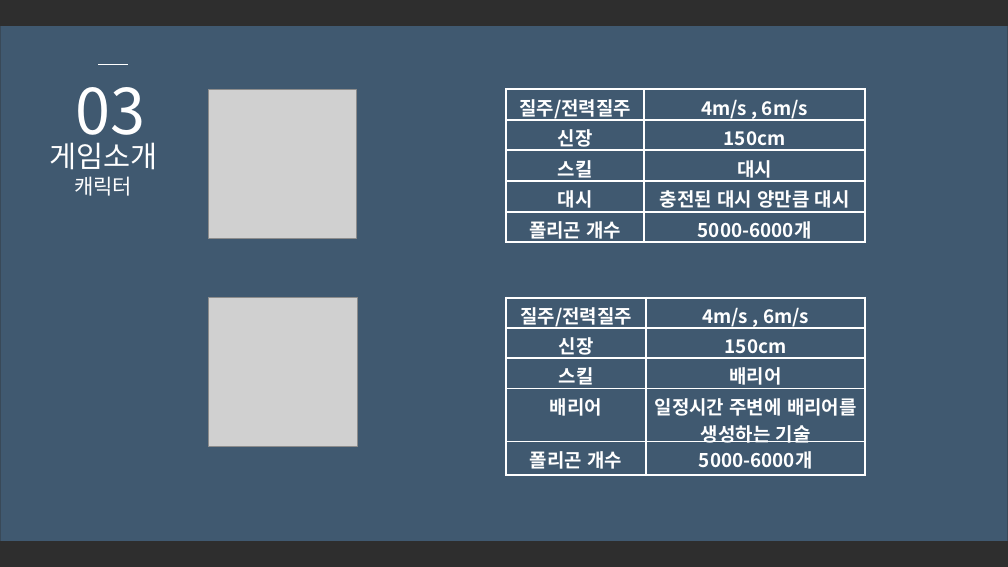
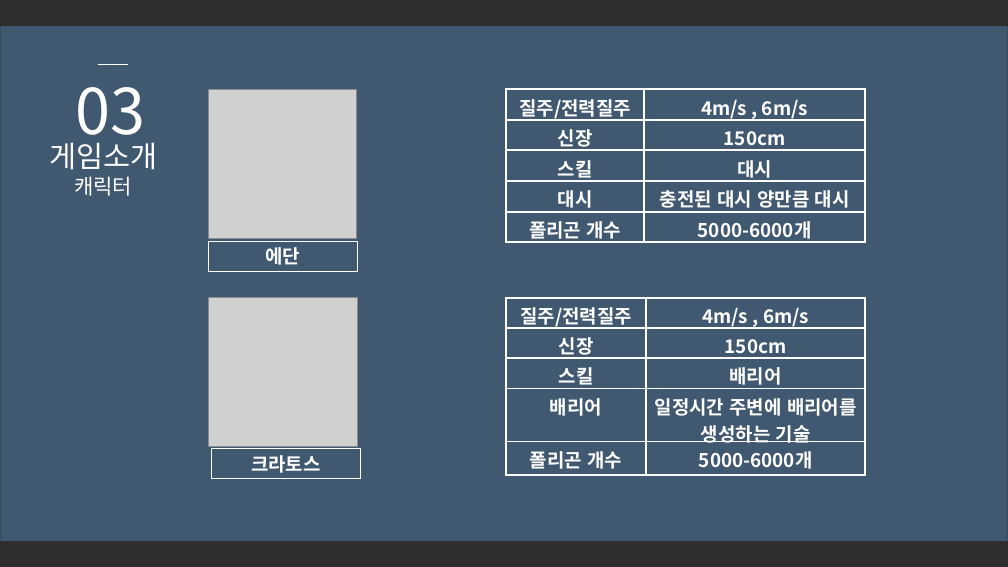
Before and after one commit to SuperTaeJun/GraduationWork, a slide deck: slide 9 of 졸업작품 제안서/졸업작품 제안서 ver4.pptx. Drawn at 1008x567 pixels with LibreOffice and Linux fonts; fonts in the diff are those of the drawing; grey boxes stand for pictures; background and template pictures are left out; a plain dark background stands for a picture behind light text. Boxes give left, top, right and bottom in pixels: in the first picture for what was removed or moved away, otherwise in the second. Text is boxed around its words. In the diff, an @@ line names an element or a change of style, - is before the commit and + after.

```diff
--- a/졸업작품 제안서/졸업작품 제안서 ver4.pptx
+++ b/졸업작품 제안서/졸업작품 제안서 ver4.pptx
@@ rectangle added at [208,241,358,271], outline #FFFFFF 0.75 pt, 18 pt, text #FFFFFF, bold @@
+에단
@@ rectangle added at [211,449,361,479], outline #FFFFFF 0.75 pt, 18 pt, text #FFFFFF, bold @@
+크라토스
```
Also in this commit, not shown: 1 other slide changed.
